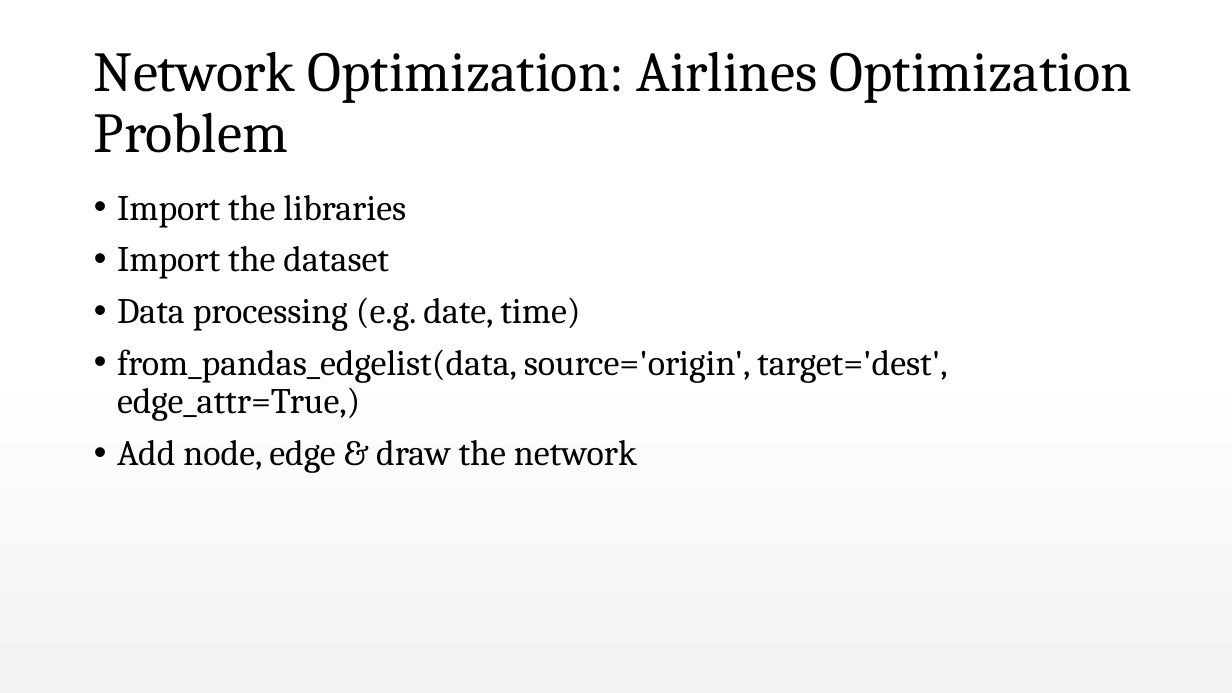
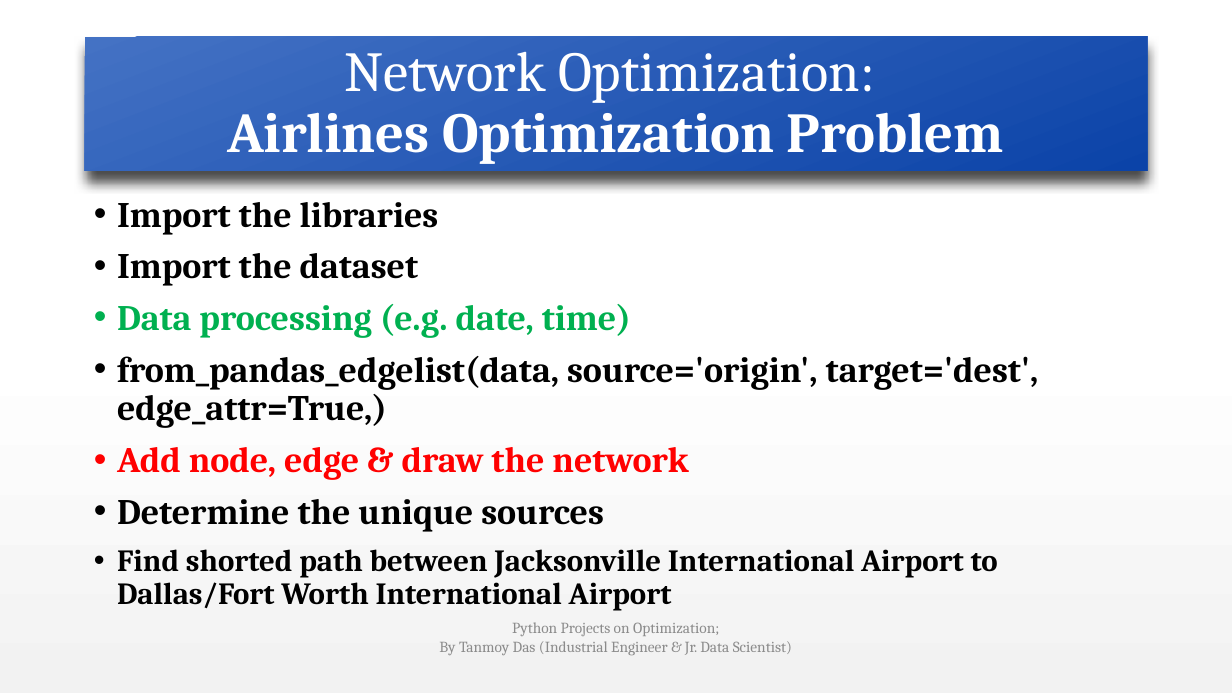
Before and after one commit to tanmoyie/Operations-Research-Theory, a slide deck: slide 7 of Python Projects on Optimization (Explanation).pptx (slide 3 before the commit). Drawn at 1232x693 pixels with LibreOffice and Linux fonts; fonts in the diff are those of the drawing. Boxes give left, top, right and bottom in pixels: in the first picture for what was removed or moved away, otherwise in the second. Text is boxed around its words. In the diff, an @@ line names an element or a change of style, - is before the commit and + after.

Commit message:
Python Projects on Optimization

```diff
--- a/Python Projects on Optimization (Explanation).pptx
+++ b/Python Projects on Optimization (Explanation).pptx
@@ title "Network Optimization: Airlines Optimization Problem": place and size @@
-title "Network Optimization: Airlines Optimization Problem" at bbox=[94, 51, 1132, 153]
+title "Network Optimization: Airlines Optimization Problem" at bbox=[85, 37, 1148, 171]
@@ title "Network Optimization: Airlines Optimization Problem" at bbox=[85, 37, 1148, 171]: text colour #000000 to #FFFFFF; bold on in "Airlines Optimization Problem"; alignment left to centre; fill none to gradient #4472C4 to #0B44A9; shadow on @@
@@ text at bbox=[117, 202, 1039, 480]: bold on in "Import the libraries", "Import the dataset", "Data processing (e.g. date, time)", "from_pandas_edgelist(data, source='origin', target='dest', e ..." and 1 more places; text colour #000000 to #00B050 in "Data processing (e.g. date, time)"; text colour #000000 to #FF0000 in "Add node, edge & draw the network" @@
@@ text at bbox=[117, 499, 998, 611]: paragraphs added @@
+• Determine the unique sources
+• Find shorted path between Jacksonville International Airport to Dallas/Fort Worth International Airport
@@ text added at bbox=[439, 622, 792, 655], 12 pt, text #8C8C8C @@
+Python Projects on Optimization;
+By Tanmoy Das (Industrial Engineer & Jr. Data Scientist)
```
Also in this commit, not shown: 2 other slides changed, 17 slides added, 4 other files.
